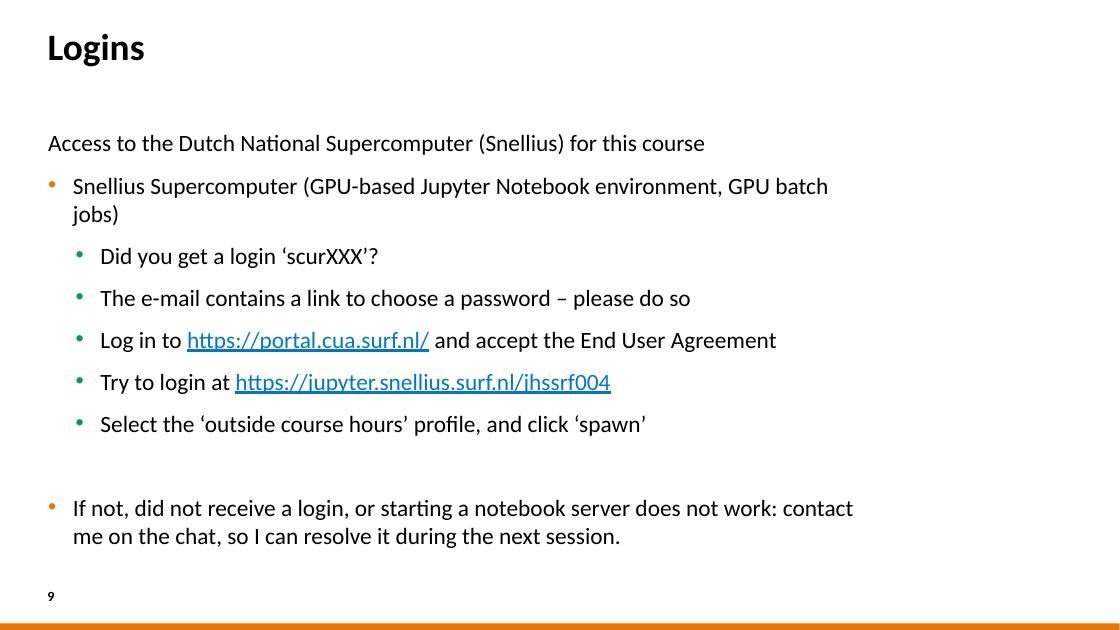
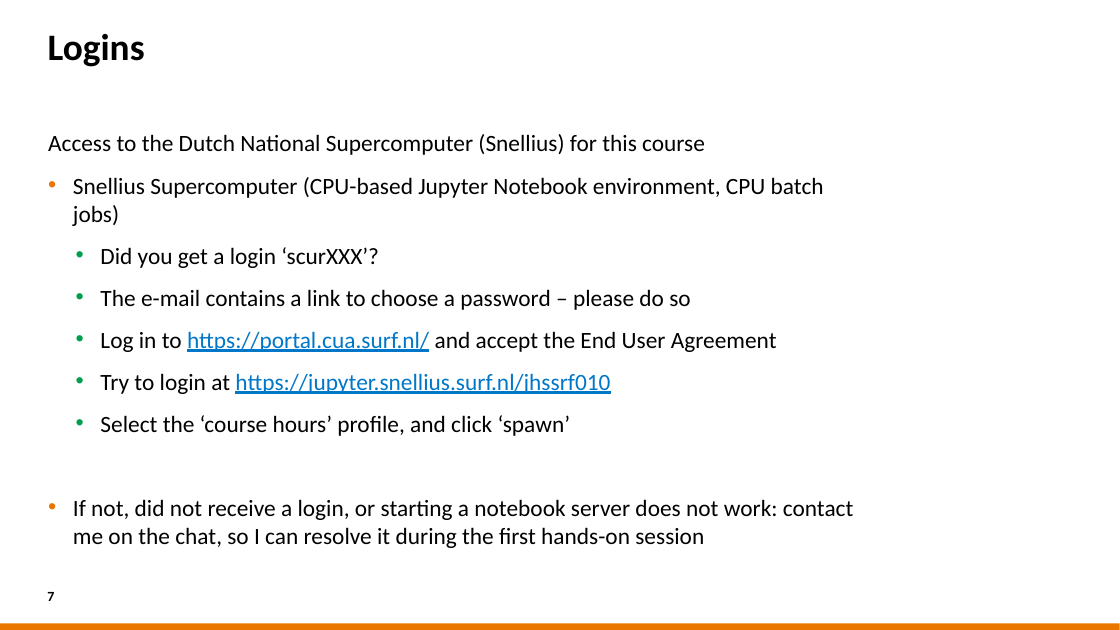
Before and after one commit to sara-nl/HPML-course-materials, a slide deck: slide 7 of Day1/slides/EuroHPC_HPML_welcome.pptx (slide 9 before the commit). Drawn at 1120x630 pixels with LibreOffice and Linux fonts; fonts in the diff are those of the drawing; background and template pictures are left out. Boxes give left, top, right and bottom in pixels: in the first picture for what was removed or moved away, otherwise in the second. Text is boxed around its words. In the diff, an @@ line names an element or a change of style, - is before the commit and + after.

```diff
--- a/Day1/slides/EuroHPC_HPML_welcome.pptx
+++ b/Day1/slides/EuroHPC_HPML_welcome.pptx
@@ text at [73,177,824,226]: text changed @@
-• Snellius Supercomputer (GPU-based Jupyter Notebook environment, GPU batch jobs)
+• Snellius Supercomputer (CPU-based Jupyter Notebook environment, CPU batch jobs)
@@ text at [73,373,854,548]: text changed @@
-  • Try to login at https://jupyter.snellius.surf.nl/jhssrf004
-  • Select the ‘outside course hours’ profile, and click ‘spawn’
-• If not, did not receive a login, or starting a notebook server does not work: contact me on the chat, so I can resolve it during the next session.
+  • Try to login at https://jupyter.snellius.surf.nl/jhssrf010
+  • Select the ‘course hours’ profile, and click ‘spawn’
+• If not, did not receive a login, or starting a notebook server does not work: contact me on the chat, so I can resolve it during the first hands-on session
@@ page number at [47,592,54,601]: text changed @@
-9
+7
```
Also in this commit, not shown: 3 other slides changed, 1 slide added, 3 slides removed, 1 other file.
